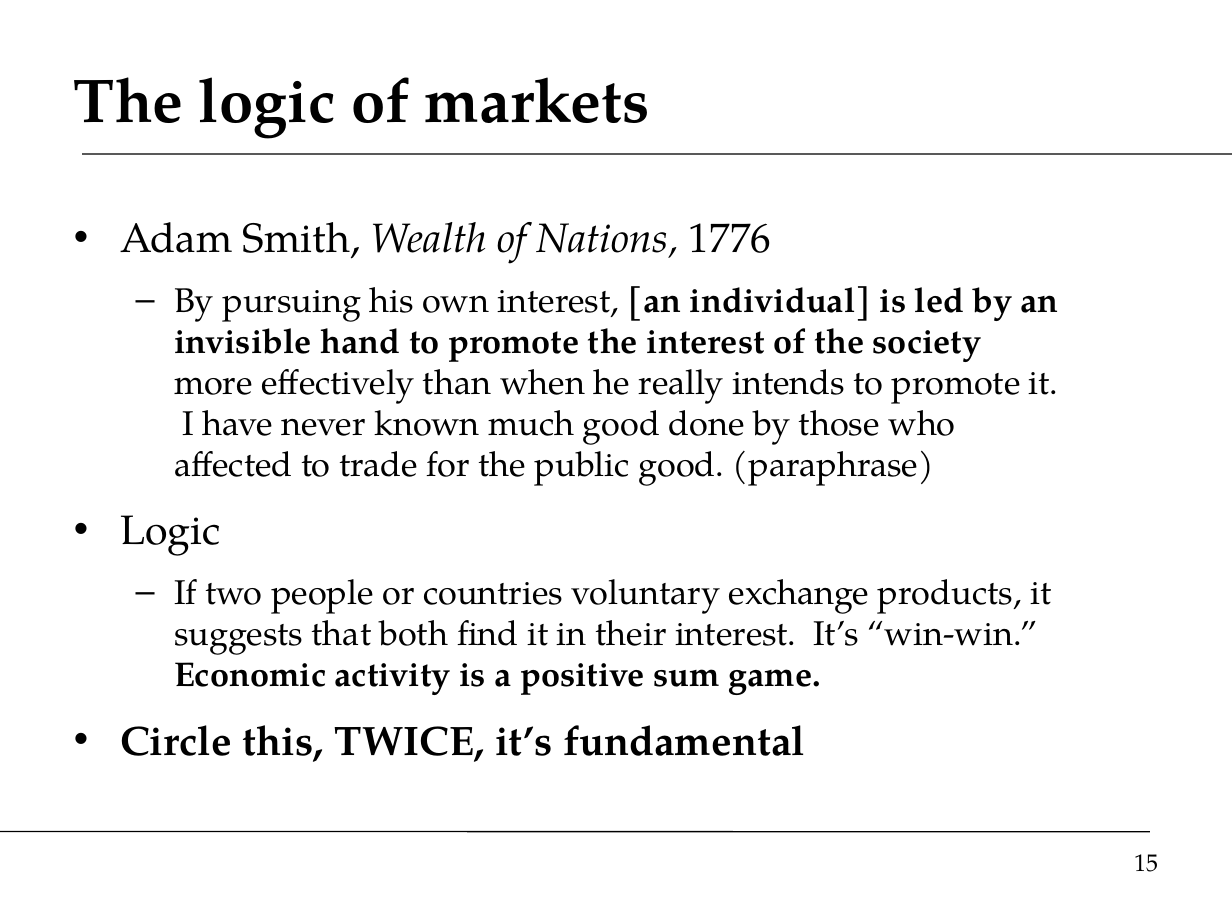
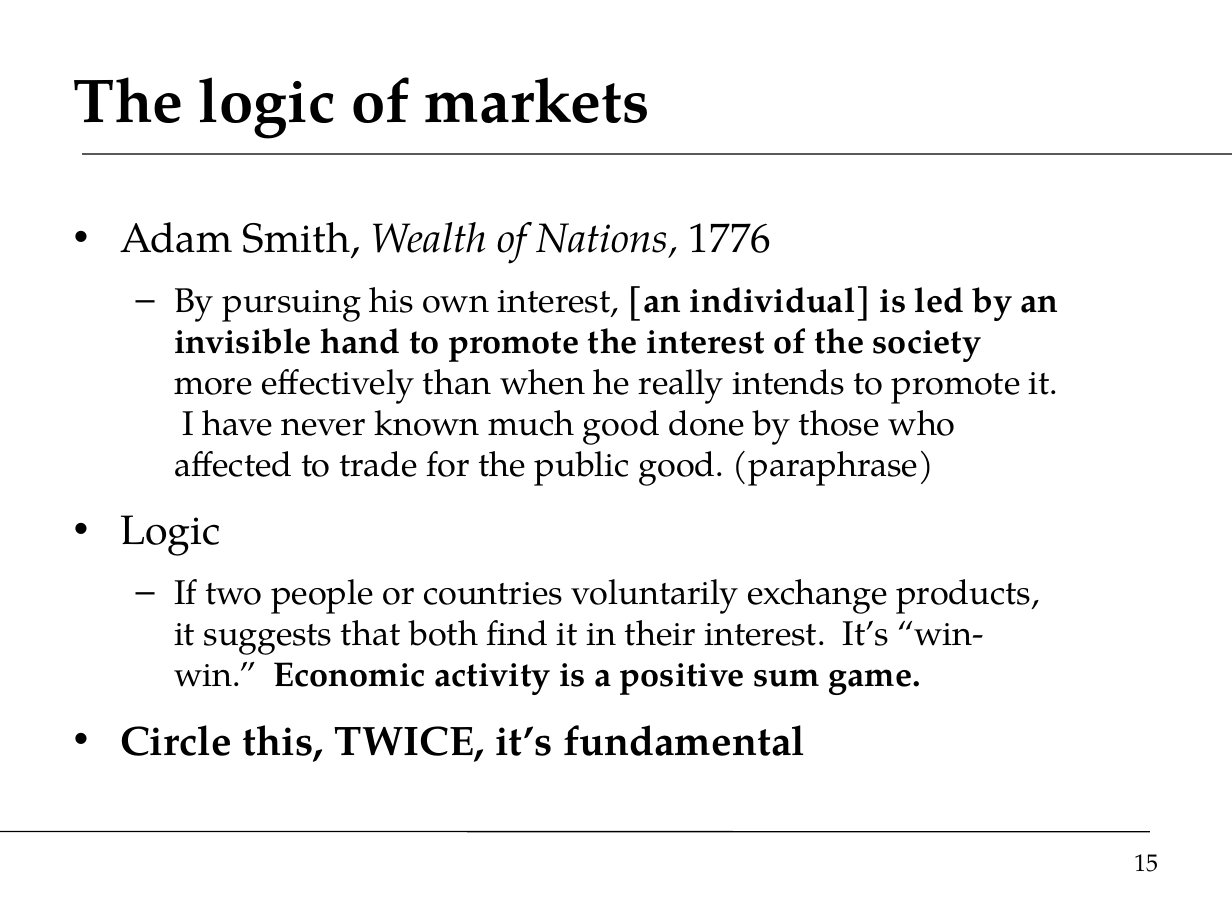
Before and after one commit to DaveBackus/Global_Economy, a slide deck: slide 15 of Slides/slides_trade_f14.pptx. Drawn at 1232x924 pixels with LibreOffice and Linux fonts; fonts in the diff are those of the drawing. Boxes give left, top, right and bottom in pixels: in the first picture for what was removed or moved away, otherwise in the second. Text is boxed around its words. In the diff, an @@ line names an element or a change of style, - is before the commit and + after.

```diff
--- a/Slides/slides_trade_f14.pptx
+++ b/Slides/slides_trade_f14.pptx
@@ text at (174,579,1040,695): text changed @@
-  – If two people or countries voluntary exchange products, it suggests that both find it in their interest. It’s “win-win.” Economic activity is a positive sum game.
+  – If two people or countries voluntarily exchange products, it suggests that both find it in their interest. It’s “win-win.” Economic activity is a positive sum game.
```
Also in this commit, not shown: 13 other slides changed, 3 slides added, 1 slide removed, 40 other files.
